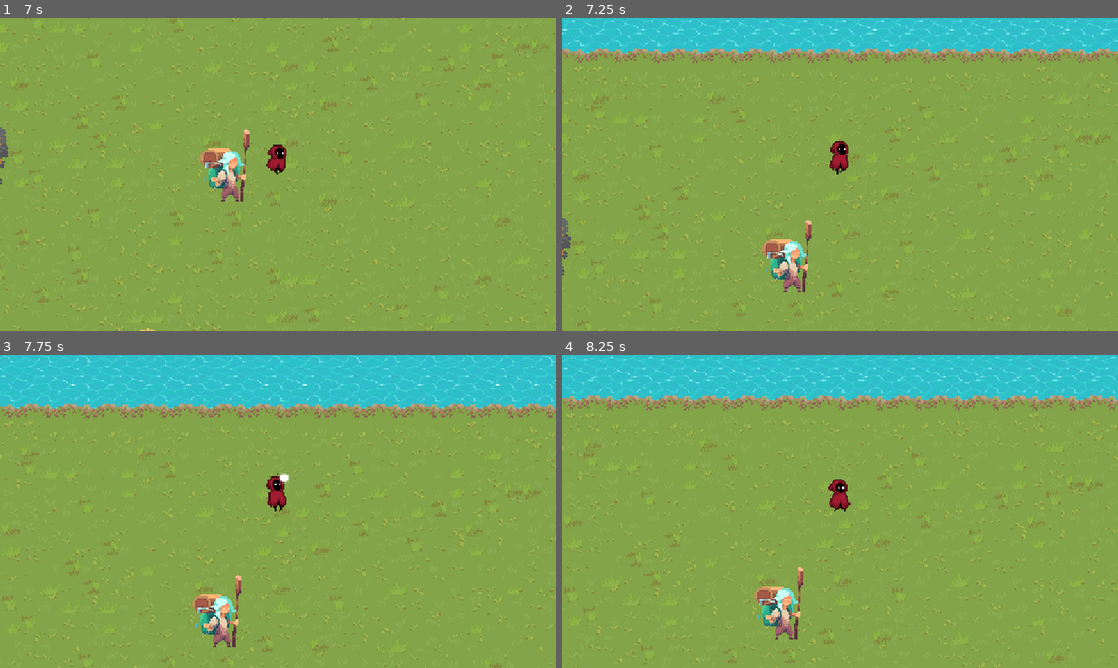
Above: before the commit, frames 1-4 (two rows, left to right).
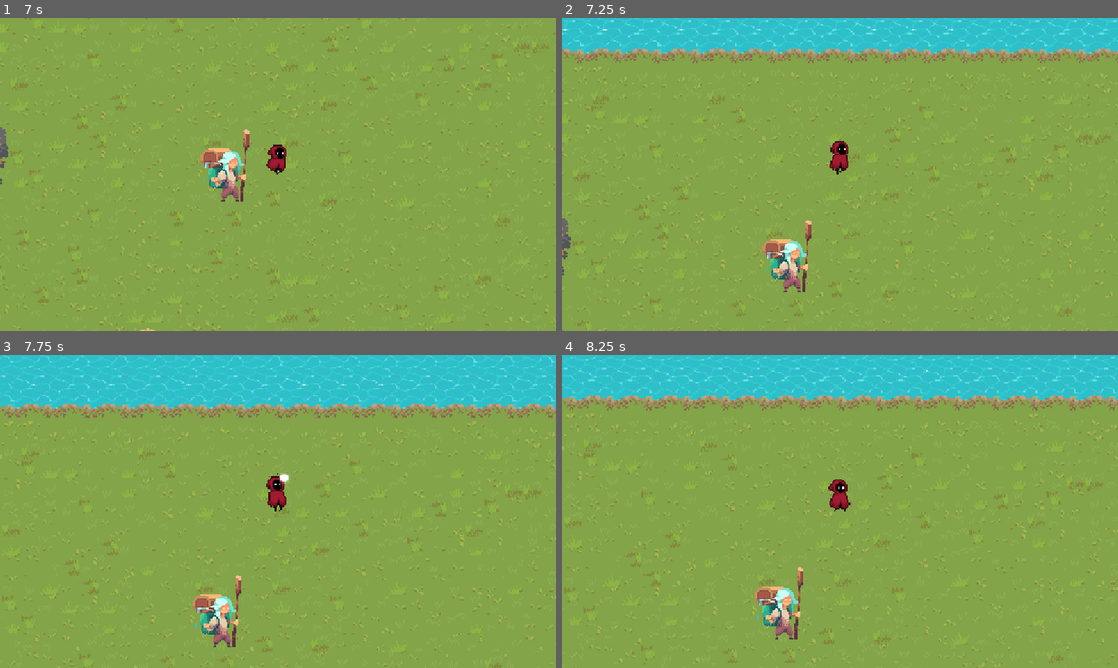
Above: after the commit, the same moments.

Repository: nxtdv/projectb_godot
Game: Godot game, scene res://scenes/main.tscn
Same seed, same stepped clock (60 frames per second), same inputs: the game is played once before the commit and once after it.
Inputs (mouse positions are in pixels of both pictures, inside the frame that each line leads up to):
- Up to frame 1 (7 s): tap Enter (ui_accept) at 0.5, 0.77, 1.52, 3.02, 3.77, 4.52, 6.02, 6.77 s; move the mouse to (400, 158) at 0.52 s; hold D (Right) 0.53-1.28 s; click (400, 158) at 0.6 s; move the mouse to (166, 190) at 1.27 s; hold S (Down) 1.28-2.03 s; tap E (Interact) at 1.35, 3.6, 5.85 s; move the mouse to (333, 105) at 2.02 s; hold D (Right) 2.03-2.78 s; hold Shift (Sprint) 2.03-2.78 s; move the mouse to (250, 237) at 2.77 s; hold W (Up) 2.78-3.53 s; click (250, 237) at 2.85 s; move the mouse to (444, 221) at 3.52 s; hold A (Left) 3.53-5.03 s; move the mouse to (111, 127) at 4.27 s; tap Shift (Sprint) at 4.35 s; move the mouse to (305, 174) at 5.02 s; hold S (Down) 5.03-5.78 s; click (305, 174) at 5.1 s; move the mouse to (194, 96) at 5.77 s; hold D (Right) 5.78-6.53 s; move the mouse to (400, 158) at 6.52 s; hold W (Up) from 6.53 s (still down); hold Shift (Sprint) from 6.53 s (still down)
- Up to frame 2 (7.25 s): keep holding W (Up); keep holding Shift (Sprint)
- Up to frame 3 (7.75 s): move the mouse to (166, 527) at 7.27 s; release W (Up) at 7.28 s; release Shift (Sprint) at 7.28 s; hold D (Right) from 7.28 s (still down); click (166, 527) at 7.35 s; tap Enter (ui_accept) at 7.52 s
- Up to frame 4 (8.25 s): move the mouse to (895, 442) at 8.02 s; release D (Right) at 8.03 s; hold S (Down) from 8.03 s (still down); tap E (Interact) at 8.1 s

Frame 1 is identical in both runs. In frame 2, 0.3% of the frame differs, in the area x 1-100%, y 0-10%; in frame 3, 0.3%, in the area x 0-100%, y 0-15%; in frame 4, 0.3%.
Error in both runs: Invalid access to property or key 'body_entered' on a base object of type 'null instance'. (res://scripts/npc_1.gd:26)

Commit message:
feat(dialogue): enhance DialogueArea2D with flexible positioning and UIManager integration
- added dialogue_position property with options for "auto", "top", "bottom", or "center"
- integrated UIManager for displaying dialogues instead of instantiating instances directly
- improved comments and organization for better readability and maintainability
- added error handling if UIManager is not set up in the scene

Diff:
--- a/scripts/dialogue_area_2d.gd
+++ b/scripts/dialogue_area_2d.gd
@@ -1,25 +1,28 @@
+## Detects player interaction and displays dialogue.
+## Attach to Area2D nodes to create dialogue trigger zones.
+## Configure dialogue content and positioning options in the inspector.
+
 extends Area2D
 
-const DialogueSystemPreload = preload("res://scenes/dialogue_system.tscn")
 @export var activate_instant: bool
 @export var only_active_once: bool
+@export var dialogue_position: String = "auto"  # "auto", "top", "bottom", "center"
 @export var override_dialogue_position: bool
 @export var override_position: Vector2
 @export var dialogue: Array[DE]
 
-var dialogue_top_pos: Vector2    = Vector2(160, 48)
-var dialogue_bottom_pos: Vector2 = Vector2(160, 192)
 var player_body_in: bool         = false
 var has_activated_already: bool  = false
-var desired_dialogue_position: Vector2
 var player_node: CharacterBody2D = null
 
 
+## Initialize player reference on scene ready
 func _ready() -> void:
 	for i in get_tree().get_nodes_in_group("player"):
 		player_node = i
 
 
+## Handle input detection for dialogue activation
 func _process(_delta: float) -> void:
 	if !player_node:
 		for i in get_tree().get_nodes_in_group("player"):
@@ -36,22 +39,23 @@
 			player_body_in = false
 
 
+## Activate dialogue through UIManager with configured settings
 func _activate_dialogue() -> void:
-	player_node.can_move = false
+	if player_node:
+		player_node.can_move = false
 
-	var new_dialogue = DialogueSystemPreload.instantiate()
-	if override_dialogue_position:
-		desired_dialogue_position = override_position
-	else:
-		if player_node.global_position.y > get_viewport().get_camera_2d().get_screen_center_position().y:
-			desired_dialogue_position = dialogue_top_pos
-		else:
-			desired_dialogue_position = dialogue_bottom_pos
-	new_dialogue.global_position = desired_dialogue_position
-	new_dialogue.dialogue = dialogue
-	get_parent().add_child(new_dialogue)
+	has_activated_already = true
+
+	if not UIManager:
+		push_error("UIManager not found! Please ensure it is set up in the scene tree.")
+		return
+
+	var override_pos: Vector2 = override_position if override_dialogue_position else Vector2.ZERO
+	UIManager.show_dialogue(dialogue, dialogue_position, override_pos)
 
 
+## Handle player entering dialogue area
+## @param body: The body that entered the area
 func _on_body_entered(body: Node2D) -> void:
 	if only_active_once and has_activated_already:
 		return
@@ -61,6 +65,8 @@
 			_activate_dialogue()
 
 
+# Handle player exiting dialogue area
+## @param body: The body that exited the area
 func _on_body_exited(body: Node2D) -> void:
 	if body.is_in_group("player"):
 		player_body_in = false
